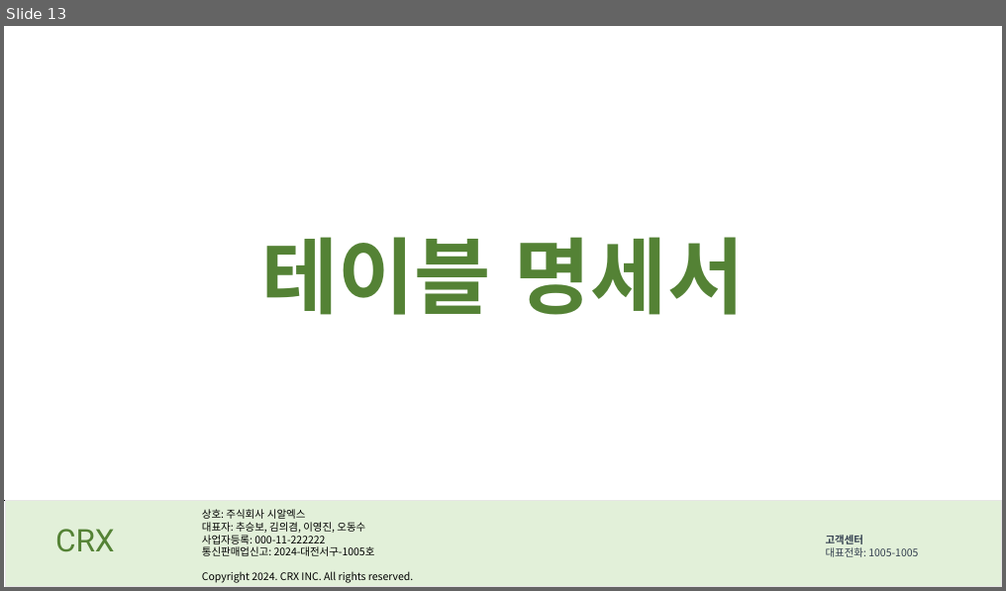
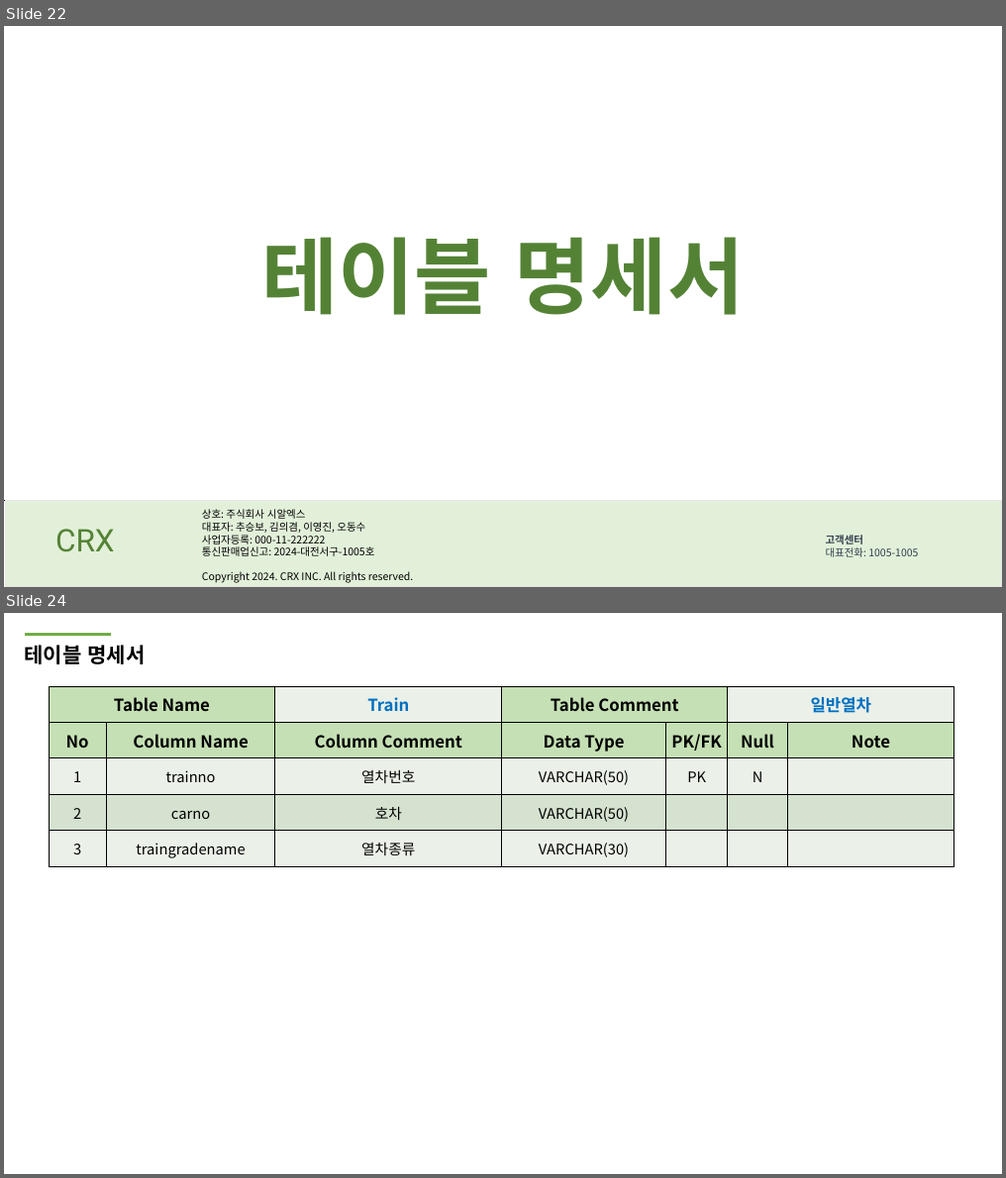
Before and after one commit to DongSooOh/trainProject, a slide deck: 5조 2차 발표자료 ppt.pptx. Shown one above the other, each under a label of ours: slide 13 before the commit, slides 22 and 24 after it; the slides between them are not shown. The pictures are 1006x591 and 1006x1178 pixels, drawn with LibreOffice and Linux fonts; fonts in the diff are those of the drawing. Boxes give left, top, right and bottom in pixels: in the first picture for what was removed or moved away, otherwise in the second. Text is boxed around its words. In the diff, an @@ line names an element or a change of style, - is before the commit and + after.

```diff
--- a/5조 2차 발표자료 ppt.pptx
+++ b/5조 2차 발표자료 ppt.pptx
@@ slide 24 added at [4, 613, 1002, 1174], background #FFFFFF @@
@@ line added from (25, 634) to (111, 634), #70AD47 3 pt @@
@@ text added at [25, 645, 146, 664], 20 pt, text #000000, bold @@
+테이블 명세서
@@ table added at [49, 686, 955, 866], 5 rows, 7 columns @@
+Table Name |  | Train | Table Comment |  | 일반열차 | 
+No | Column Name | Column Comment | Data Type | PK/FK | Null | Note
+1 | trainno | 열차번호 | VARCHAR(50) | PK | N | 
+2 | carno | 호차 | VARCHAR(50) |  |  | 
+3 | traingradename | 열차종류 | VARCHAR(30) |  |  | 
@@ what was slide 13 is now slide 22 @@
```
Also in this commit, not shown: 3 slides changed, 28 other slides added, 4 slides removed.
